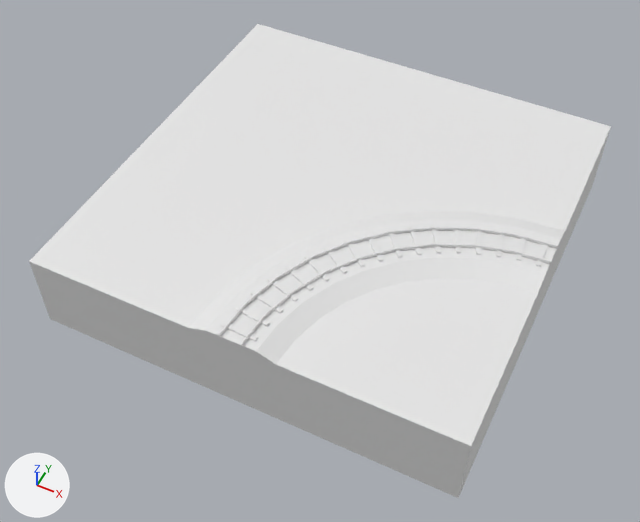
One commit to the FBX model Mystics Project/Assets/polyperfect/Low Poly Ultimate Pack/M/- Meshes_M/Terrains_M/Tiles_M/tile-rail-curve.fbx: the scene before it, then after it.
One viewpoint serves both versions: a camera (50 mm lens) standing at (18.7, -40.6, 42.5) and looking at (-0.2, -2.8, -4.8). Lighting does not change. The marker at lower left points along +X, +Y and +Z. Where no turn or scale is listed for an object, it has been applied to the vertices.

Names of what the first picture shows: 'tile-rail-curve'.
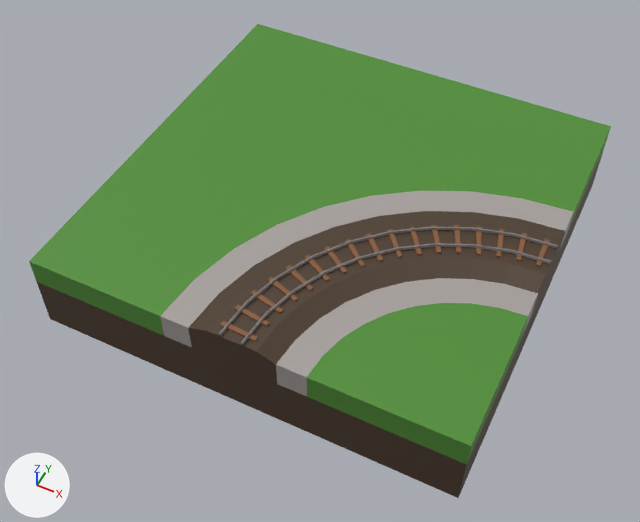
Where the newer file only moved an object's origin or applied its transform, the numbers keep the older frame.

Where the change shows, as pixel boxes (x1, y1, x2, y2) in the pictures (640 x 522 px):
'tile-rail-curve', recoloured (white to green): (29, 24, 611, 498) in both

Diff of the bpy script that builds the scene:
```diff
--- a/Mystics Project/Assets/polyperfect/Low Poly Ultimate Pack/M/- Meshes_M/Terrains_M/Tiles_M/tile-rail-curve.fbx.py
+++ b/Mystics Project/Assets/polyperfect/Low Poly Ultimate Pack/M/- Meshes_M/Terrains_M/Tiles_M/tile-rail-curve.fbx.py
@@ mat_11_brown_medium @@
 mat_11_brown_medium = principled_material('11 BROWN-MEDIUM')
-mat_11_brown_medium.base_color = (0.8, 0.8, 0.8)  # white #e7e7e7
+mat_11_brown_medium.base_color = (0.246, 0.105, 0.0409)  # brown #885b39
 mat_11_brown_medium.roughness = 0.553
@@ mat_36_green @@
 mat_36_green = principled_material('36 GREEN')
-mat_36_green.base_color = (0.8, 0.8, 0.8)  # white #e7e7e7
+mat_36_green.base_color = (0.0802, 0.27, 0.0343)  # green #508e34
 mat_36_green.roughness = 0.553
@@ mat_21_grey_light @@
 mat_21_grey_light = principled_material('21 GREY LIGHT')
-mat_21_grey_light.base_color = (0.8, 0.8, 0.8)  # white #e7e7e7
+mat_21_grey_light.base_color = (0.386, 0.356, 0.342)  # grey #a7a19e
 mat_21_grey_light.roughness = 0.553
@@ mat_9_brown_darkest @@
 mat_9_brown_darkest = principled_material('9 BROWN-DARKEST')
-mat_9_brown_darkest.base_color = (0.8, 0.8, 0.8)  # white #e7e7e7
+mat_9_brown_darkest.base_color = (0.0742, 0.0437, 0.0242)  # brown #4d3b2b
 mat_9_brown_darkest.roughness = 0.553
```
